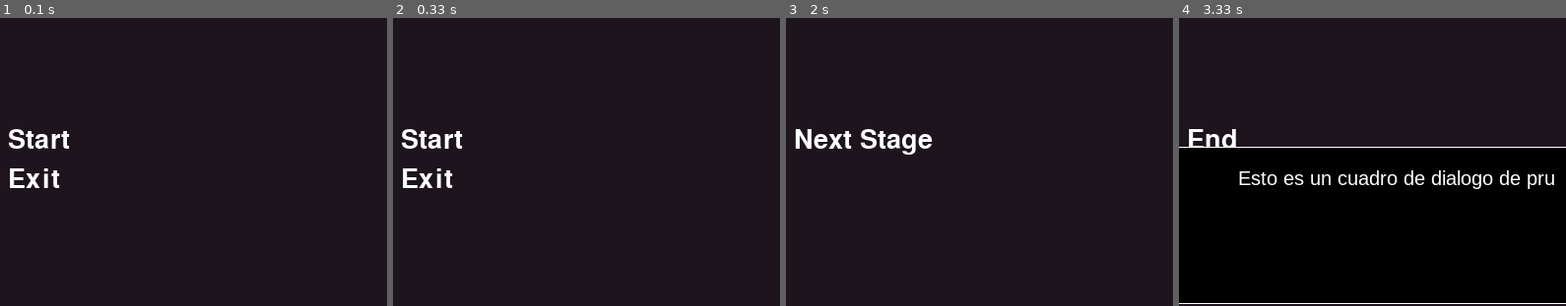
Above: before the commit, frames 1-4 (left to right).
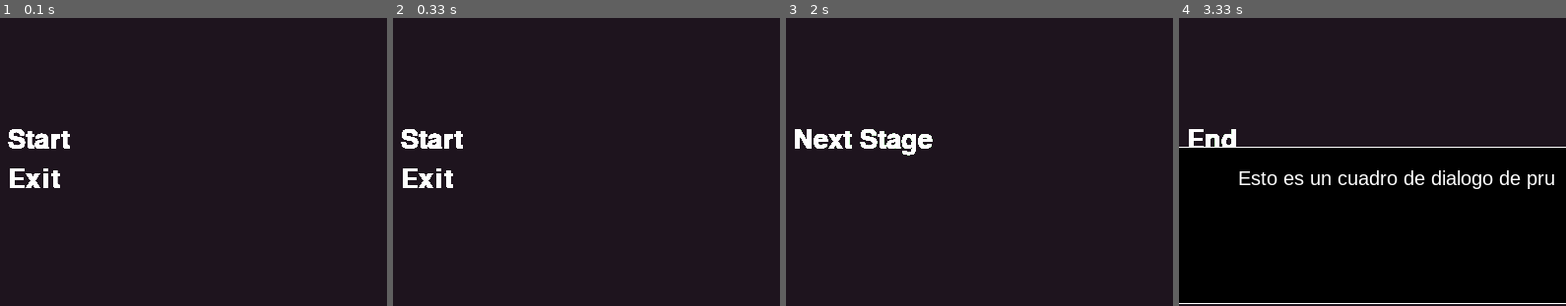
Above: after the commit, the same moments.

Repository: unnamedItem/PygameTemplate
Game: pygame game, started from main.py
Two runs of this game, one before a commit and one after it. Both use one fixed random seed, a clock stepped at 60 frames per second and the inputs below.
Inputs (mouse positions are % of the whole screen's width and height, from its top left):
- Up to frame 1 (0.1 s): no input
- Up to frame 2 (0.33 s): no input
- Up to frame 3 (2 s): press the mouse at (12, 70) at 0.37 s; move the mouse to (15, 73) at 0.47 s; release the mouse at (19, 75) at 0.6 s; press the mouse at (17, 71) at 0.7 s; move the mouse to (24, 42) at 0.8 s; release the mouse at (31, 15) at 0.93 s; press the mouse at (13, 77) at 1.03 s; move the mouse to (51, 84) at 1.13 s; release the mouse at (89, 90) at 1.27 s; press the mouse at (11, 70) at 1.37 s; move the mouse to (20, 77) at 1.47 s; release the mouse at (29, 84) at 1.6 s; press the mouse at (12, 70) at 1.7 s; move the mouse to (12, 59) at 1.8 s; release the mouse at (13, 48) at 1.93 s
- Up to frame 4 (3.33 s): press the mouse at (12, 70) at 2.03 s; move the mouse to (28, 56) at 2.13 s; release the mouse at (45, 42) at 2.27 s; press the mouse at (12, 70) at 2.37 s; move the mouse to (29, 42) at 2.47 s; release the mouse at (46, 13) at 2.6 s; press the mouse at (12, 70) at 2.7 s; move the mouse to (36, 46) at 2.8 s; release the mouse at (60, 22) at 2.93 s; press the mouse at (12, 70) at 3.03 s; move the mouse to (33, 68) at 3.13 s; release the mouse at (55, 66) at 3.27 s
The pictures show only the part of the screen within x 7-57%, y 49-99%; the shares and areas given below are measured in that part.

The runs differ from the first frame. In frame 1, 0.4% of the frame differs, in the area x 2-19%, y 38-60%; in frame 2, 0.4%; in frame 3, 0.5%, in the area x 2-38%, y 38-48%; in frame 4, 0.1%.

Commit message:
dinamic grid

Diff:
--- a/core/baseClasses.py
+++ b/core/baseClasses.py
@@ -16,3 +16,10 @@
     def __init__(self) -> None:
         self.surface:Surface
         self.rect:Rect
+        self.screen_pos:tuple = (0,0)
+        self.screen_rect = Rect(0,0,0,0)
+
+    def set_display(self, position: tuple = (0,0)) -> None:
+        '''Set display position and rect on the screen'''
+        self.screen_pos = position
+        self.screen_rect.x, self.screen_rect.y = self.screen_pos
--- a/core/button.py
+++ b/core/button.py
@@ -16,16 +16,17 @@
             self,
             event: Callable,
             label: str,
-            position: tuple = (0, 0),
+            postion: tuple = (0, 0),
             color: Union[str, None] = commons.Colors.WHITE,
             border_width: int = 0,
             border_radius: int = 10,
+            margin: Union[int, tuple] = 0,
+            inner_margin: Union[int, tuple] = 10,
             font: str = None,
             font_size: int = 20,
             font_color: str = commons.Colors.BLACK,
-            margin: Union[int, tuple] = 0,
-            inner_margin: Union[int, tuple] = 10,
             ) -> None:
+        super().__init__()
 
         # Label properties --------------------------------------------------------
         self.label = label
@@ -34,72 +35,74 @@
         self.font_color = font_color
         self._font_color = font_color
         self.Font = Font(self.font, self.font_size)
-        self.rendered_label = None
+        self.rendered_label = self.Font.render(self.label, True, self.font_color)
 
         # Button properties -------------------------------------------------------
         self.event = event
         self.hover = False
-        self.button_rect = rect.Rect(0, 0, 0, 0)
-        self.button_surface = None
         self.color = color
         self._color = color
         self.border_width = border_width
         self.border_radius = border_radius
+        self.button_surface = None
 
         # Margin properties ---------------------------------------------------------
         self.margin = margin if isinstance(margin, tuple) else tuple(margin for _ in range(4))
         self.inner_margin = inner_margin if isinstance(inner_margin, tuple) else tuple(inner_margin for _ in range(4))
 
-        # Surface properties --------------------------------------------------------
-        self._position = position
-        self.surface = None
+        # Set display --------------------------------------------------------------
+        self.position = postion
+        self.set_display(self.position)
 
 
     def update(self) -> None:
-        self.rendered_label = self.Font.render(self.label, True, self.font_color)
-        self.button_rect = self.rendered_label.get_rect()
-        self.button_rect.width += self.inner_margin[0] + self.inner_margin[2]
-        self.button_rect.height += self.inner_margin[1] + self.inner_margin[3]
-        self.button_surface = Surface(self.button_rect.size, SRCALPHA).convert_alpha()
-        self.button_rect.x, self.button_rect.y = self._position[0] + self.margin[0], self._position[1] + self.margin[1]
-
-        width = self.button_rect.width + self.margin[0] + self.margin[2]
-        height = self.button_rect.height + self.margin[1] + self.margin[3]
-        self.surface = Surface((width, height), SRCALPHA).convert_alpha()
-
         self.hover_handler()
 
 
     def events(self, event:Event) -> None:
         if event.type == MOUSEBUTTONDOWN:
             if commons.MouseEvents.mouse_pressed[0]:
-                if rect.Rect.collidepoint(self.button_rect, commons.MouseEvents.mouse_pos):
+                if rect.Rect.collidepoint(self.screen_rect, commons.MouseEvents.mouse_pos):
                     self.event()
 
         if event.type == MOUSEMOTION:
-                if rect.Rect.collidepoint(self.button_rect, commons.MouseEvents.mouse_pos):
+                if rect.Rect.collidepoint(self.screen_rect, commons.MouseEvents.mouse_pos):
                     self.hover = True
                 else:
                     self.hover = False
 
 
     def render(self, display:Surface) -> None:
+        # Render label
+        self.rendered_label = self.Font.render(self.label, True, self.font_color)
+
+        # Draw button rect
         if self.color is not None:
             pygame.draw.rect(self.button_surface, self.color, self.button_surface.get_rect(), border_radius=self.border_radius)
+
+        # Draw button
         self.button_surface.blit(self.rendered_label, self.inner_margin, self.button_surface.get_rect())
         self.surface.blit(self.button_surface, (self.margin[0], self.margin[1]))
         display.blit(self.surface, self.position)
 
+    def set_display(self, position: tuple = (0,0)) -> None:
+        # Set rect
+        self.rect = self.rendered_label.get_rect()
+        self.rect.width += self.inner_margin[0] + self.inner_margin[2]
+        self.rect.height += self.inner_margin[1] + self.inner_margin[3]
 
-    @property
-    def position(self) -> tuple:
-        return self._position
+        # Set button surface
+        self.button_surface = Surface(self.rect.size, SRCALPHA).convert_alpha()
 
-    @position.setter
-    def position(self, position:tuple) -> None:
-        self._position = position
-        self.button_rect.x = self._position[0]
-        self.button_rect.y = self._position[1]
+        # Set screen rect
+        self.screen_rect = self.button_surface.get_rect()
+        super().set_display(position)
+
+        # Set surface with margin
+        self.rect.x, self.rect.y = self.margin[0], self.margin[1]
+        width = self.rect.width + self.margin[0] + self.margin[2]
+        height = self.rect.height + self.margin[1] + self.margin[3]
+        self.surface = Surface((width, height), SRCALPHA).convert_alpha()
 
     def hover_handler(self) -> None:
         if self.hover:
--- a/core/grid.py
+++ b/core/grid.py
@@ -51,6 +51,7 @@
         x = 0
         for col in self.cols:
             col.render(self.rsurface, (x,0))
+            col.content.set_display((x, position[1]))
             x += col.width
         display.blit(self.rsurface, position)
 
